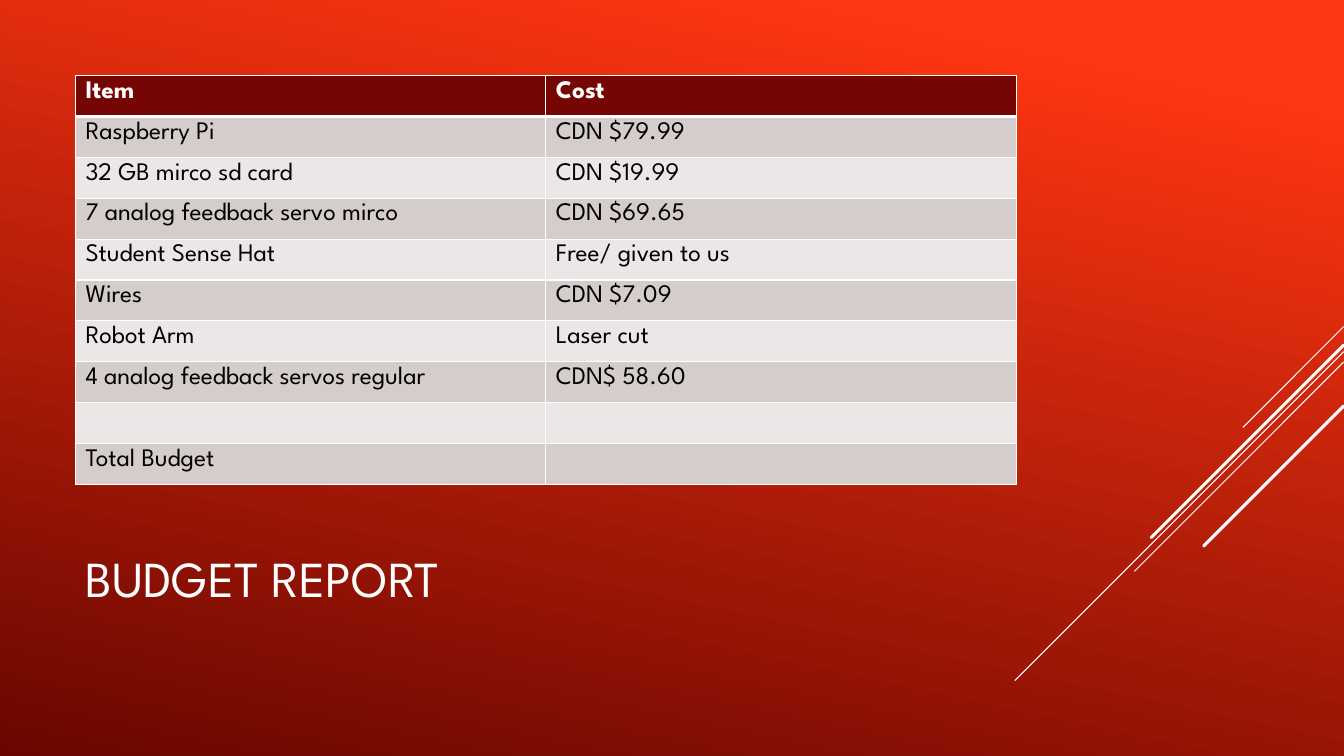
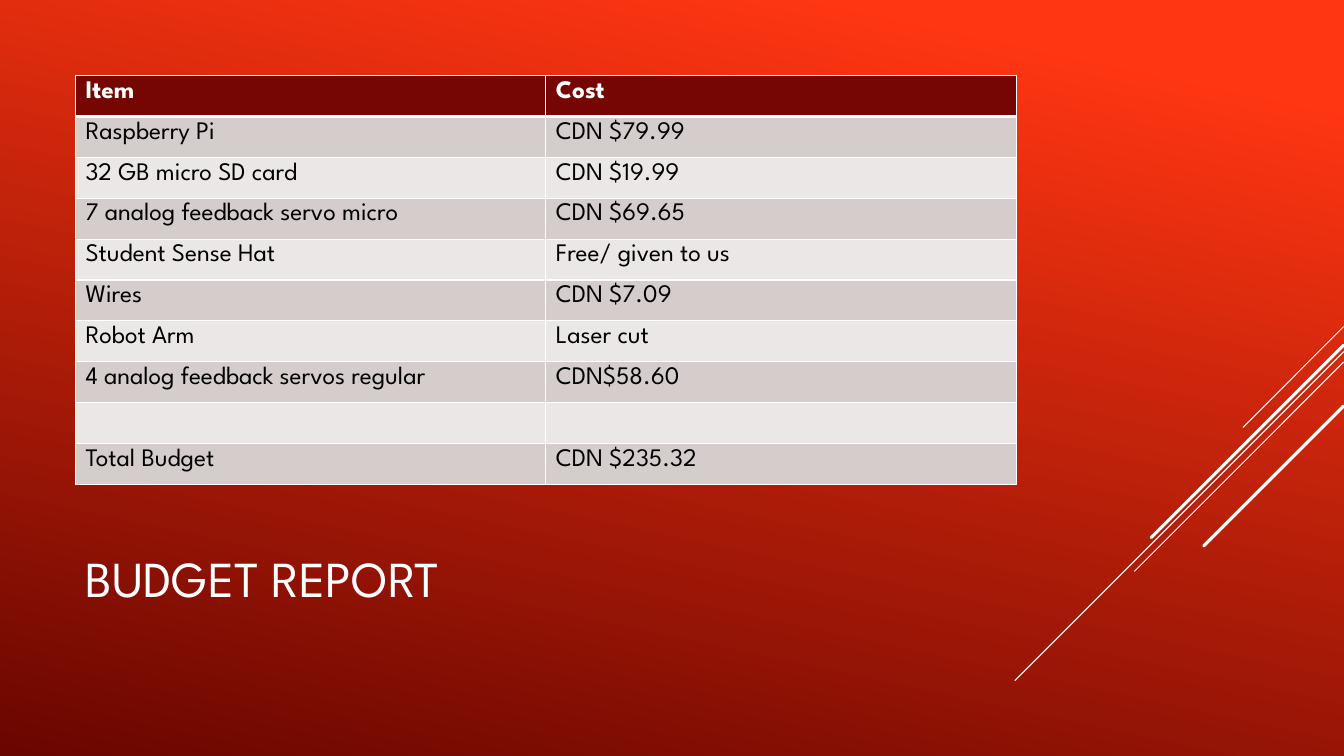
Before and after one commit to voltAG3D/CENG-317--Daniel, a slide deck: slide 3 of Doc/CENG 355 Hardware.pptx. Drawn at 1344x756 pixels with LibreOffice and Linux fonts; fonts in the diff are those of the drawing. Boxes give left, top, right and bottom in pixels: in the first picture for what was removed or moved away, otherwise in the second. Text is boxed around its words. In the diff, an @@ line names an element or a change of style, - is before the commit and + after.

Commit message:
final powerpower

```diff
--- a/Doc/CENG 355 Hardware.pptx
+++ b/Doc/CENG 355 Hardware.pptx
@@ table at (76,76,1017,485) @@
-row 3, column 1: 32 GB mirco sd card
+row 3, column 1: 32 GB micro SD card
-row 4, column 1: 7 analog feedback servo mirco
+row 4, column 1: 7 analog feedback servo micro
-row 8, column 2: CDN$ 58.60
+row 8, column 2: CDN$58.60
-row 10, column 2: 
+row 10, column 2: CDN $235.32
```
